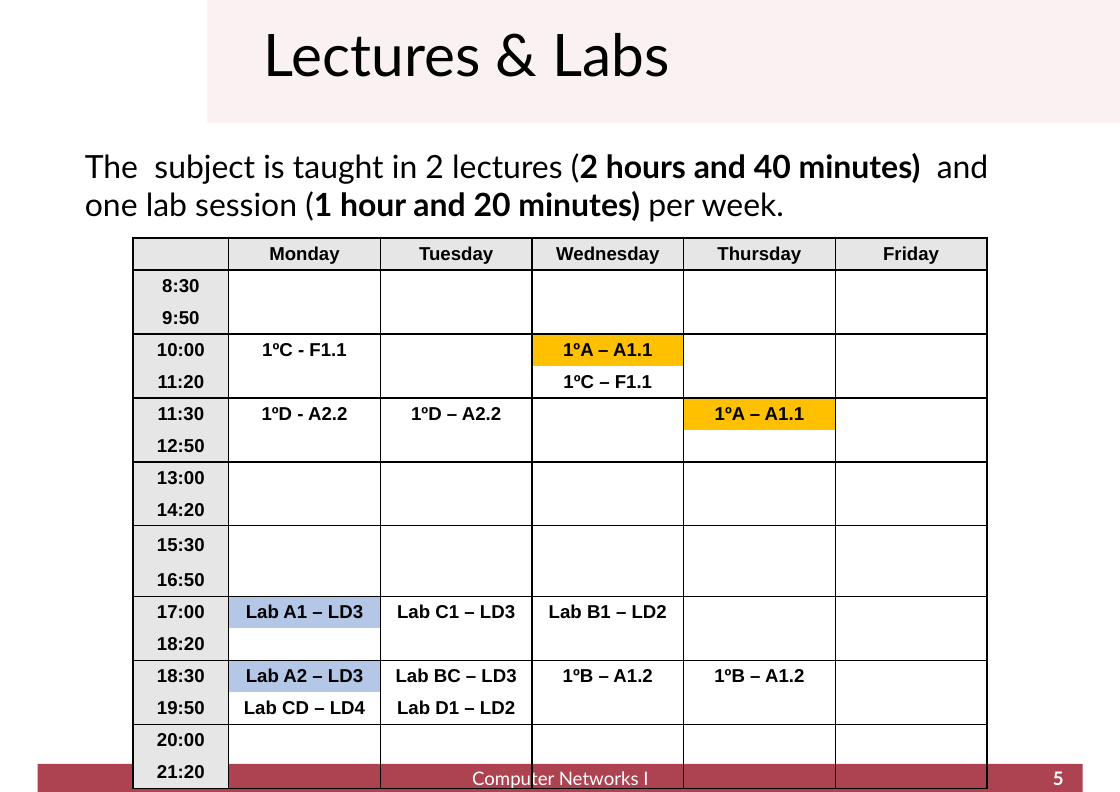
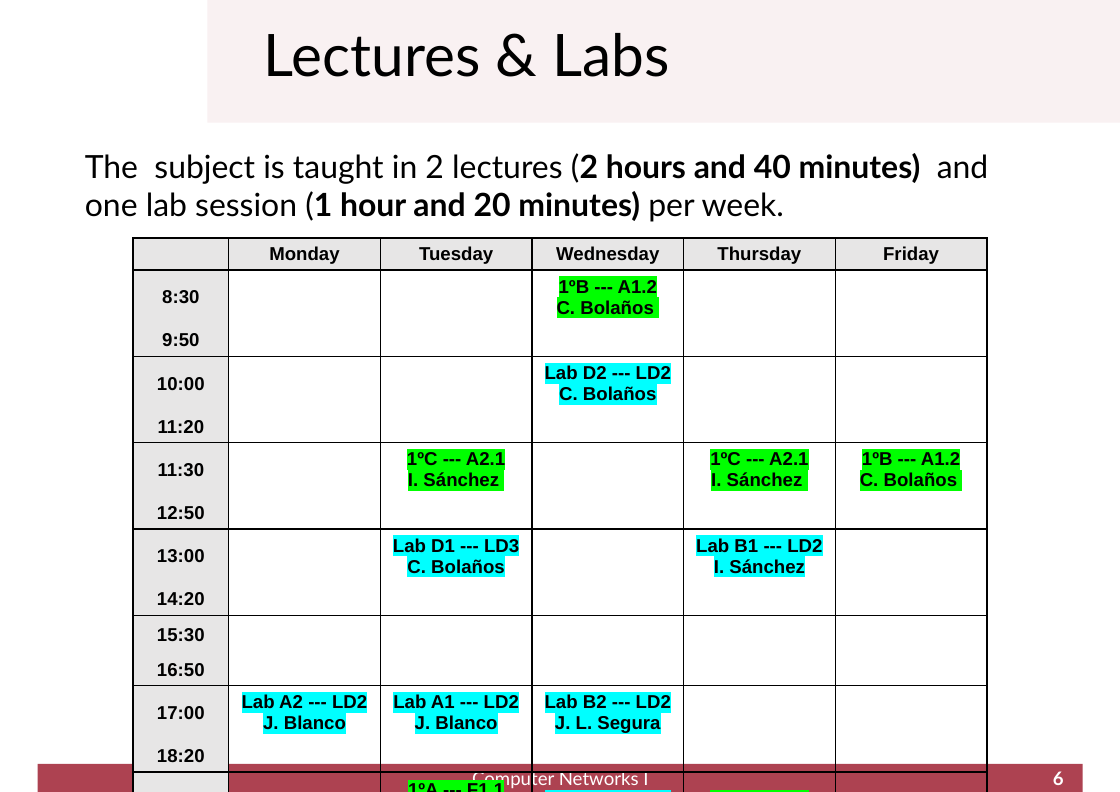
Before and after one commit to cletomartin/redes1, a slide deck: slide 6 of slides/presentation.odp (slide 5 before the commit). Drawn at 1120x792 pixels with LibreOffice and Linux fonts; fonts in the diff are those of the drawing; background and template pictures are left out. Boxes give left, top, right and bottom in pixels: in the first picture for what was removed or moved away, otherwise in the second. Text is boxed around its words. In the diff, an @@ line names an element or a change of style, - is before the commit and + after.

Commit message:
update presentation

```diff
--- a/slides/presentation.odp
+++ b/slides/presentation.odp
@@ table at bbox=[133, 239, 986, 766] @@
-row 2, column 4: 
+row 2, column 4: 1ºB --- A1.2 / C. Bolaños
-row 4, column 2: 1ºC - F1.1
+row 4, column 2: 
-row 4, column 4: 1ºA – A1.1
+row 4, column 4: Lab D2 --- LD2 / C. Bolaños
-row 5, column 4: 1ºC – F1.1
+row 5, column 4: 
-row 6: 11:30 | 1ºD - A2.2 | 1ºD – A2.2 |  | 1ºA – A1.1 | 
+row 6: 11:30 |  | 1ºC --- A2.1 / I. Sánchez |  | 1ºC --- A2.1 / I. Sánchez | 1ºB --- A1.2 / C. Bolaños
-row 8, column 3: 
+row 8, column 3: Lab D1 --- LD3 / C. Bolaños
-row 8, column 5: 
+row 8, column 5: Lab B1 --- LD2 / I. Sánchez
-row 12: 17:00 | Lab A1 – LD3 | Lab C1 – LD3 | Lab B1 – LD2 |  | 
+row 12: 17:00 | Lab A2 --- LD2 / J. Blanco | Lab A1 --- LD2 / J. Blanco | Lab B2 --- LD2 / J. L. Segura |  | 
-row 14: 18:30 | Lab A2 – LD3 | Lab BC – LD3 | 1ºB – A1.2 | 1ºB – A1.2 | 
+row 14: 18:30 | 1ºA --- A1.1 / C. Martín | 1ºA --- F1.1 / C. Martín / Lab C1 --- LD2 / J. L. Segura | Lab C2 --- LD2 / J. L. Segura | 1ºD --- A2.2 / A. Villegas | 
-row 15, column 2: Lab CD – LD4
+row 15, column 2: 
-row 15, column 3: Lab D1 – LD2
+row 15, column 3: 
-row 16, column 2: 
+row 16, column 2: 1ºD --- A2.2 / A. Villegas
@@ fill #FFC000 to none in 2 cells @@
@@ fill #B4C7E7 to none in 2 cells @@
@@ page number at bbox=[1053, 771, 1064, 785]: text changed @@
-5
+6
```
Also in this commit, not shown: 6 other slides changed, 1 slide added.
